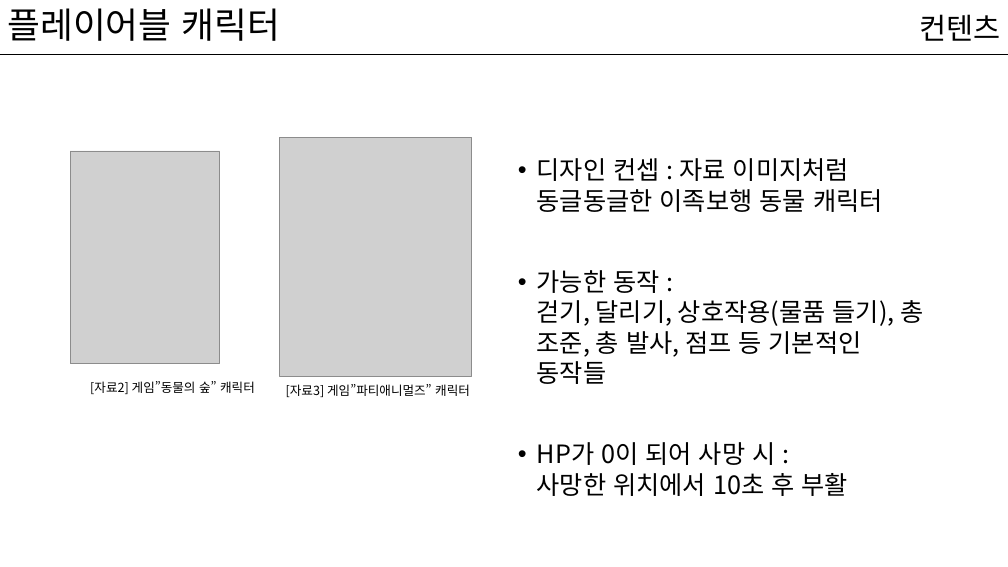
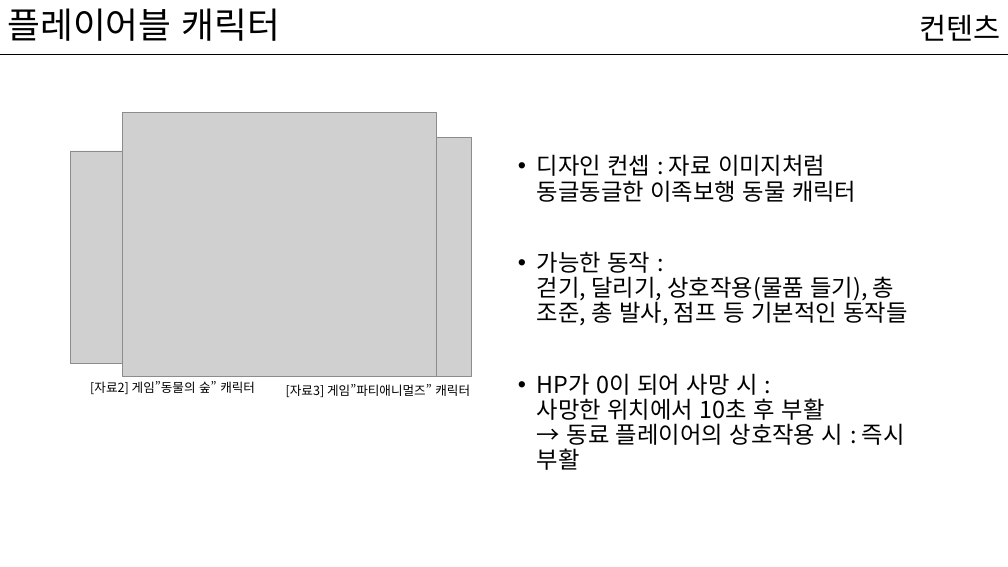
Before and after one commit to kwakyerin/2026_Graduation_Project, a slide deck: slide 15 of documents/HyunahKwon/design/designing/for_teammates/배트와 달트_기획.pptx (slide 13 before the commit). Drawn at 1008x567 pixels with LibreOffice and Linux fonts; fonts in the diff are those of the drawing; grey boxes stand for pictures. Boxes give left, top, right and bottom in pixels: in the first picture for what was removed or moved away, otherwise in the second. Text is boxed around its words. In the diff, an @@ line names an element or a change of style, - is before the commit and + after.

Commit message:
기획서 수정_기본사항_확인필요X

```diff
--- a/documents/HyunahKwon/design/designing/for_teammates/배트와 달트_기획.pptx
+++ b/documents/HyunahKwon/design/designing/for_teammates/배트와 달트_기획.pptx
@@ picture added at <box>123,113,437,377</box> @@
@@ text at <box>537,154,907,325</box>: size 24 to 22.2 pt in "디자인 컨셉 : 자료 이미지처럼 동글동글한 이족보행 ...", "가능한 동작 : 걷기, 달리기, 상호작용(물품 들기), ..."; line spacing 1 to 0.9 @@
@@ text at <box>537,373,905,470</box>: text changed; size 24 to 22.2 pt @@
-• HP가 0이 되어 사망 시 :
-  사망한 위치에서 10초 후 부활
+• HP가 0이 되어 사망 시 :
+  사망한 위치에서 10초 후 부활
+  → 동료 플레이어의 상호작용 시 : 즉시 부활
```
Also in this commit, not shown: 53 other slides changed, 3 slides added, 2 slides removed, 3 other files.
